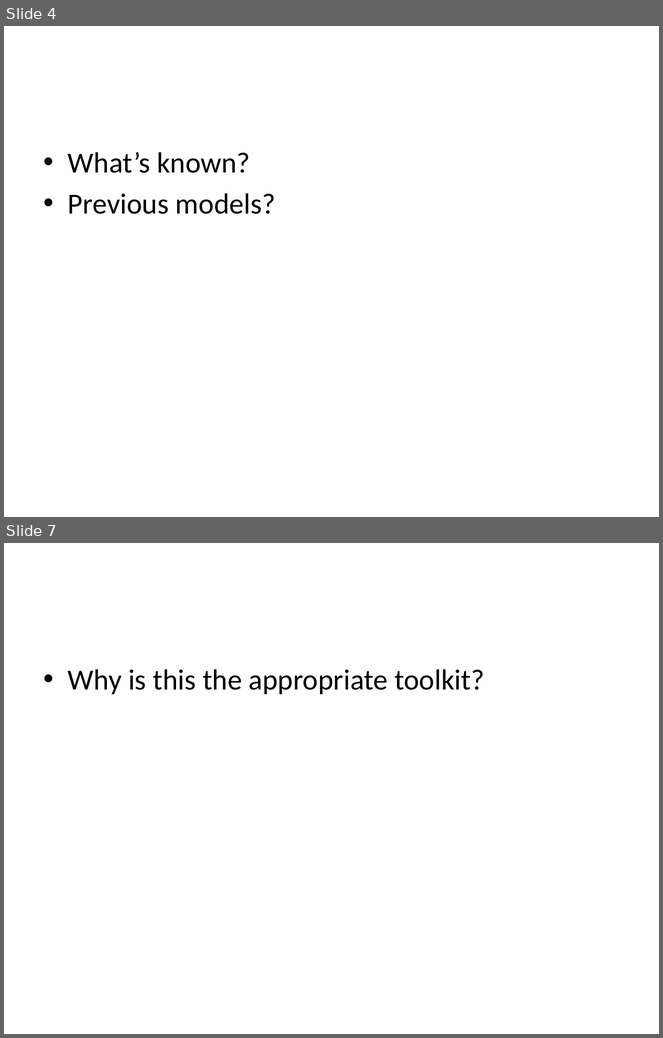
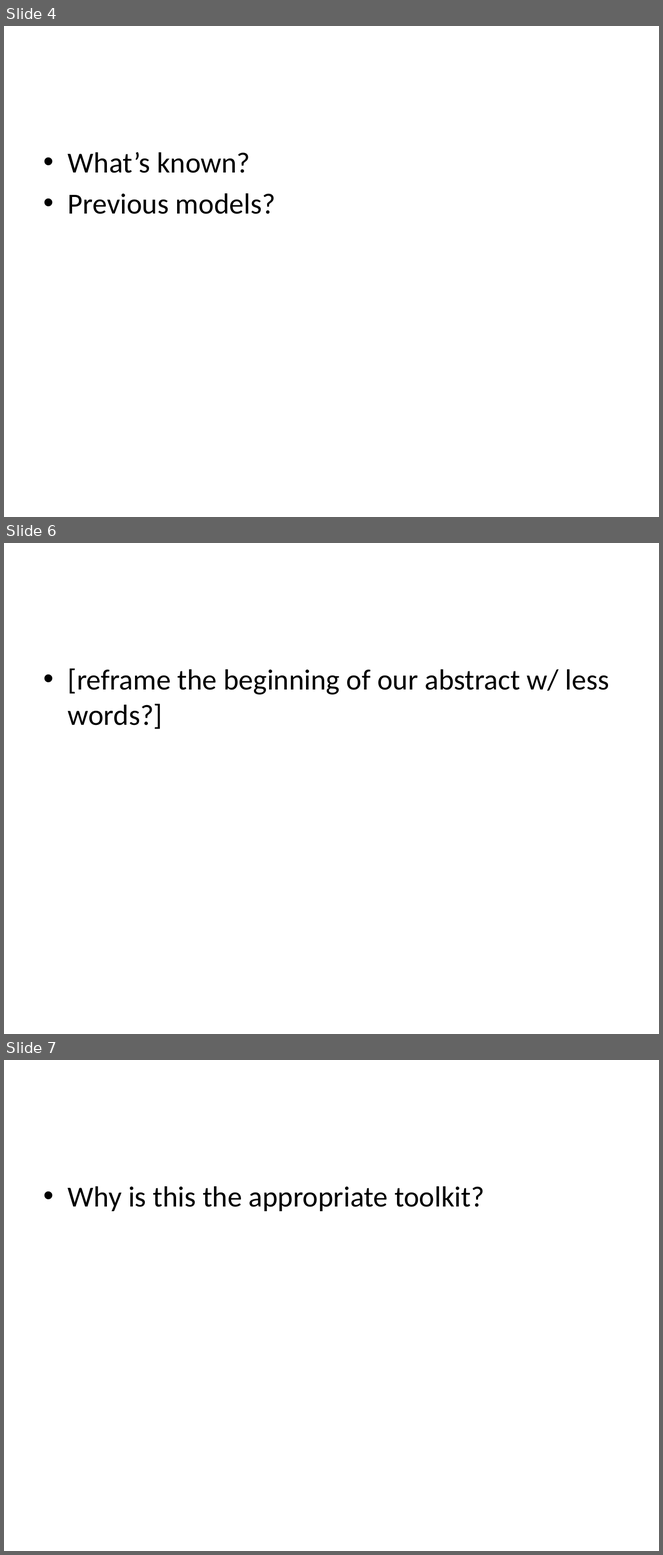
Before and after one commit to noah3695/CoSMo2018, a slide deck: CoSMO_GroupProjectPresentationTemplate2018.pptx. Shown one above the other, each under a label of ours: slides 4 and 7 before the commit, slides 4, 6 and 7 after it; the slides between them are not shown. The pictures are 663x1038 and 663x1555 pixels, drawn with LibreOffice and Linux fonts; fonts in the diff are those of the drawing; background and template pictures are left out. Boxes give left, top, right and bottom in pixels: in the first picture for what was removed or moved away, otherwise in the second. Text is boxed around its words. In the diff, an @@ line names an element or a change of style, - is before the commit and + after.

```diff
--- a/CoSMO_GroupProjectPresentationTemplate2018.pptx
+++ b/CoSMO_GroupProjectPresentationTemplate2018.pptx
@@ slide 6 added at box(4, 543, 659, 1034), background #FFFFFF @@
@@ title added at box(37, 563, 626, 644), 44 pt, text #FFFFFF, bold @@
+Hypotheses
@@ text added at box(68, 668, 609, 729), 32 pt, text #000000 @@
+• [reframe the beginning of our abstract w/ less words?]
```
Also in this commit, not shown: 2 slides changed, 1 other slide added, 1 slide removed.
